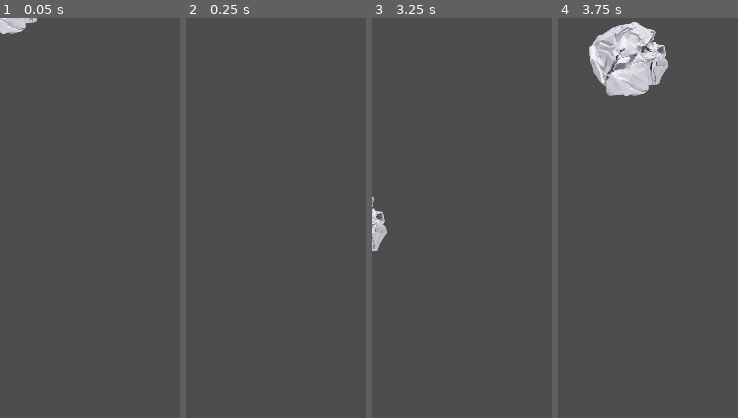
Above: before the commit, frames 1-4 (left to right).
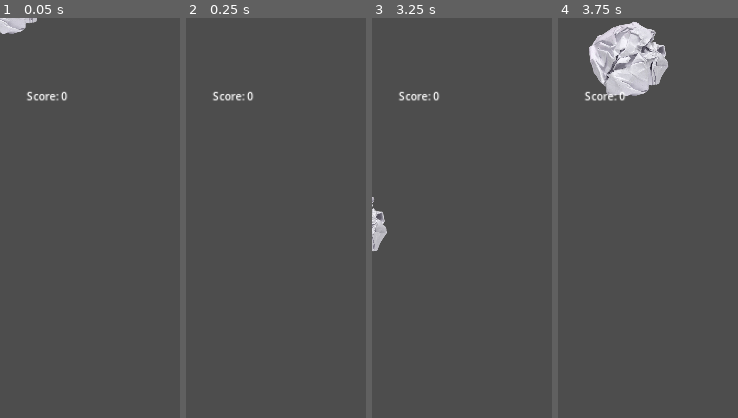
Above: after the commit, the same moments.

Repository: alexalotl/BinJA
Game: Godot game, scene res://scenes/game_scene.tscn
Two runs of this game, one before a commit and one after it. Both use one fixed random seed, a clock stepped at 60 frames per second and the inputs below.
Inputs (mouse positions are % of the whole screen's width and height, from its top left):
- Up to frame 1 (0.05 s): no input
- Up to frame 2 (0.25 s): no input
- Up to frame 3 (3.25 s): tap Enter at 0.5, 2.75 s; move the mouse to (72, 45) at 0.52 s; click (72, 45) at 0.67 s; tap Space at 1.25 s; move the mouse to (30, 55) at 1.27 s; click (30, 55) at 1.42 s; move the mouse to (60, 28) at 2.02 s; click (60, 28) at 2.17 s; move the mouse to (45, 70) at 2.77 s; click (45, 70) at 2.92 s
- Up to frame 4 (3.75 s): move the mouse to (8, 12) at 3.52 s; click (8, 12) at 3.67 s
The pictures show only the part of the screen within x 0-50%, y 0-50%; the shares and areas given below are measured in that part.

The runs differ from the first frame. In frame 1, 0.3% of the frame differs, in the area x 15-38%, y 18-21%; in frame 2, 0.3%; in frame 3, 0.3%; in frame 4, 0.3%.
Error after the commit: Parse Error: Identifier "Global" not declared in the current scope. (res://scripts/Bin.gd:20)

Commit message:
Bin Score

Diff:
--- a/Trash Samurai/project.godot
+++ b/Trash Samurai/project.godot
@@ -25,6 +25,7 @@
 [input_devices]
 
 pointing/emulate_touch_from_mouse=true
+Global="*res://scripts/Global.gd"
 
 [rendering]
 
--- a/Trash Samurai/scenes/game_scene.tscn
+++ b/Trash Samurai/scenes/game_scene.tscn
@@ -2,6 +2,7 @@
 
 [ext_resource type="Script" path="res://scripts/Bin.gd" id="1_3w8vp"]
 [ext_resource type="Script" path="res://scenes/run_game.gd" id="1_4a8ui"]
+[ext_resource type="Script" path="res://scripts/score.gd" id="1_c1k6r"]
 [ext_resource type="Texture2D" uid="uid://m3mlxn1w73ca" path="res://assets/recycle bin.jpg" id="1_k80uc"]
 [ext_resource type="PackedScene" uid="uid://dkjdjlmvcu83i" path="res://scenes/rubbish.tscn" id="4_fs3u3"]
 
@@ -27,6 +28,11 @@
 offset_right = 312.0
 offset_bottom = 175.0
 
+[node name="Score" type="Label" parent="CanvasLayer/NinePatchRect/HBoxContainer"]
+layout_mode = 2
+text = "Score: 0"
+script = ExtResource("1_c1k6r")
+
 [node name="Bin" type="Area2D" parent="."]
 position = Vector2(256, 1073)
 scale = Vector2(0.655556, 0.594444)
--- a/Trash Samurai/scripts/Bin.gd
+++ b/Trash Samurai/scripts/Bin.gd
@@ -17,4 +17,5 @@
 	if body.is_in_group("rubbish"):
 		body.free()
 		#Global.increase_score()
+		Global.increase_score()
 	pass # Replace with function body.
